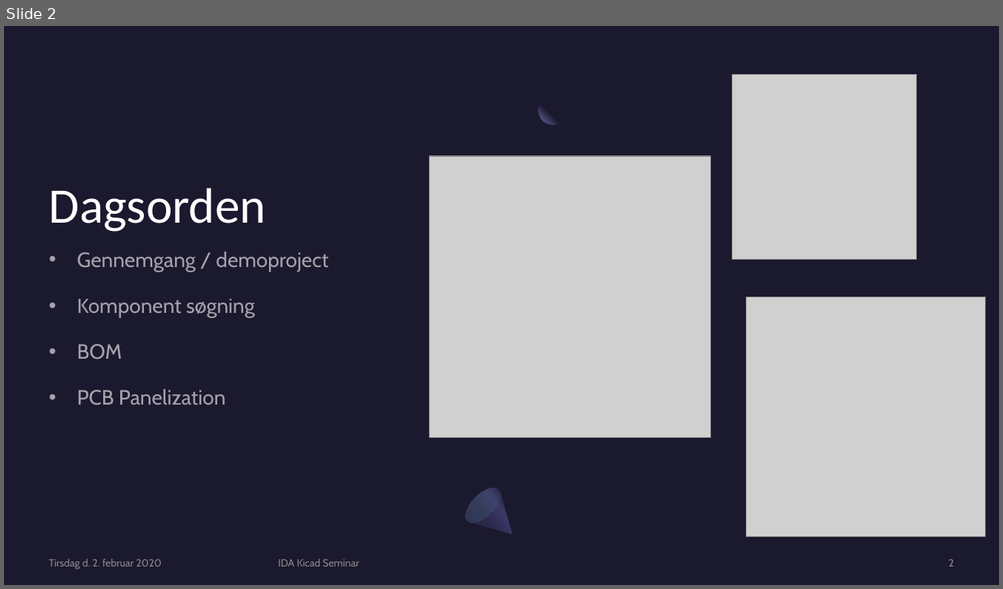
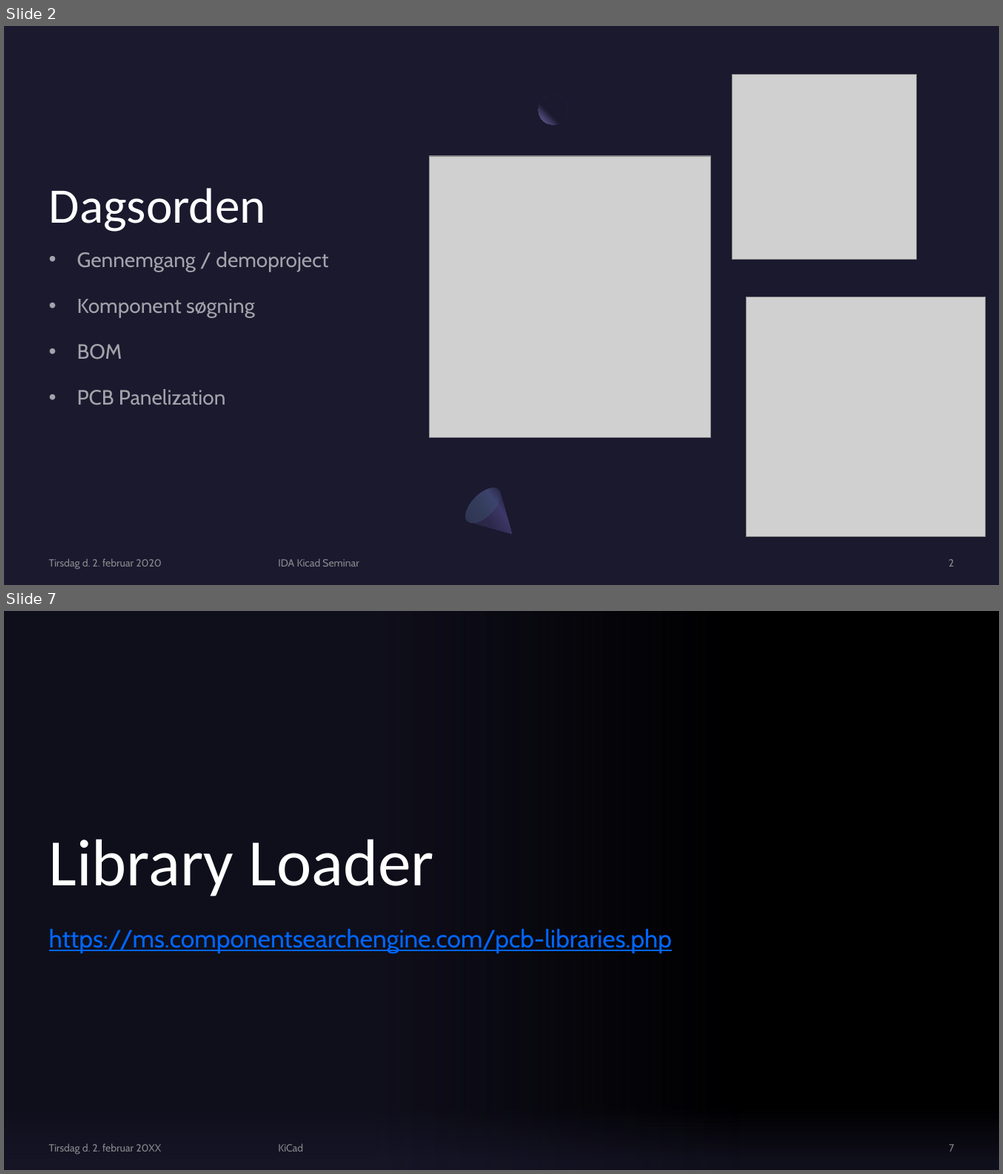
Before and after one commit to IDASeminar/KicadVsOrcad, a slide deck: Kicad 6.pptx. Shown one above the other, each under a label of ours: slide 2 before the commit, slides 2 and 7 after it; the slides between them are not shown. The pictures are 1003x589 and 1003x1174 pixels, drawn with LibreOffice and Linux fonts; fonts in the diff are those of the drawing; grey boxes stand for pictures; background and template pictures are left out. Boxes give left, top, right and bottom in pixels: in the first picture for what was removed or moved away, otherwise in the second. Text is boxed around its words. In the diff, an @@ line names an element or a change of style, - is before the commit and + after.

```diff
--- a/Kicad 6.pptx
+++ b/Kicad 6.pptx
@@ slide 7 added at <box>4,611,999,1170</box>, background picture (left out) @@
@@ rectangle added at <box>4,611,738,1170</box>, fill gradient #1B192E @@
@@ title added at <box>49,839,435,897</box>, 64 pt, text #FFFFFF @@
+Library Loader
@@ subtitle added at <box>49,928,671,954</box>, 24 pt, text #0066FF, underline @@
+https://ms.componentsearchengine.com/pcb-libraries.php
@@ rectangle added at <box>4,1082,999,1170</box>, fill gradient #1B192E @@
@@ text added at <box>49,1144,161,1155</box>, 10 pt, text #A6A6A6 at 80% opacity @@
+Tirsdag d. 2. februar 20XX
@@ text added at <box>278,1144,303,1152</box>, 10 pt, text #A6A6A6 at 80% opacity @@
+KiCad
@@ page number added at <box>948,1145,953,1152</box>, 10 pt, text #A6A6A6 at 80% opacity @@
+7
```
Also in this commit, not shown: 3 slides changed, 5 other slides added, 28 other files.
